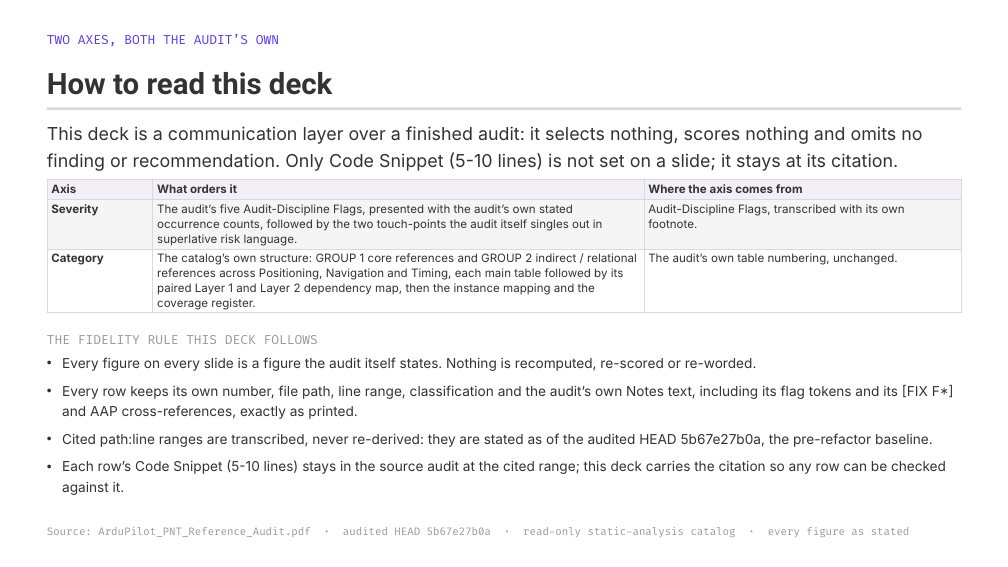
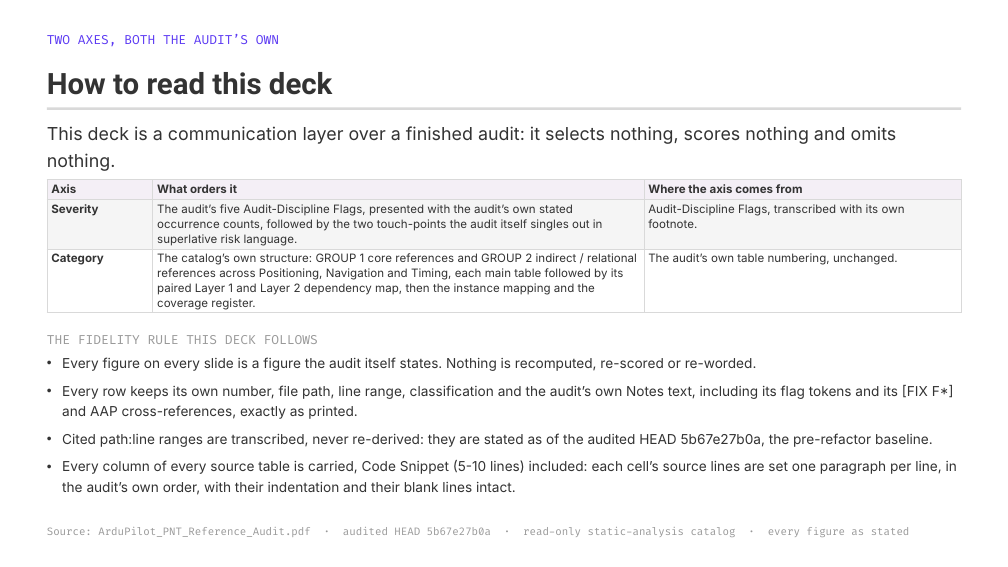
Before and after one commit to blitzy-public-samples/ardupilot-blitzy, a slide deck: slide 2 of blitzy/presentations/ArduPilot_PNT_Reference_Audit_Full_Findings.pptx. Drawn at 1008x567 pixels with LibreOffice and Linux fonts; fonts in the diff are those of the drawing. Boxes give left, top, right and bottom in pixels: in the first picture for what was removed or moved away, otherwise in the second. Text is boxed around its words. In the diff, an @@ line names an element or a change of style, - is before the commit and + after.

```diff
--- a/blitzy/presentations/ArduPilot_PNT_Reference_Audit_Full_Findings.pptx
+++ b/blitzy/presentations/ArduPilot_PNT_Reference_Audit_Full_Findings.pptx
@@ text at (47, 126, 897, 171): text changed @@
-This deck is a communication layer over a finished audit: it selects nothing, scores nothing and omits no finding or recommendation. Only Code Snippet (5-10 lines) is not set on a slide; it stays at its citation.
+This deck is a communication layer over a finished audit: it selects nothing, scores nothing and omits nothing.
@@ text at (62, 460, 957, 495): text changed @@
-• Each row’s Code Snippet (5-10 lines) stays in the source audit at the cited range; this deck carries the citation so any row can be checked against it.
+• Every column of every source table is carried, Code Snippet (5-10 lines) included: each cell’s source lines are set one paragraph per line, in the audit’s own order, with their indentation and their blank lines intact.
```
Also in this commit, not shown: 103 slides added, 4 slides removed.
